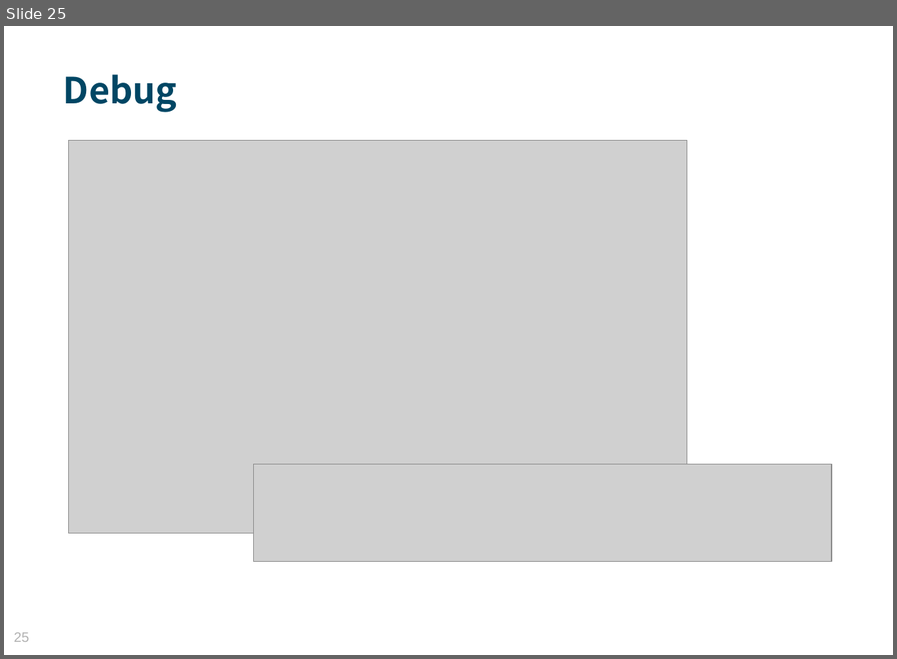
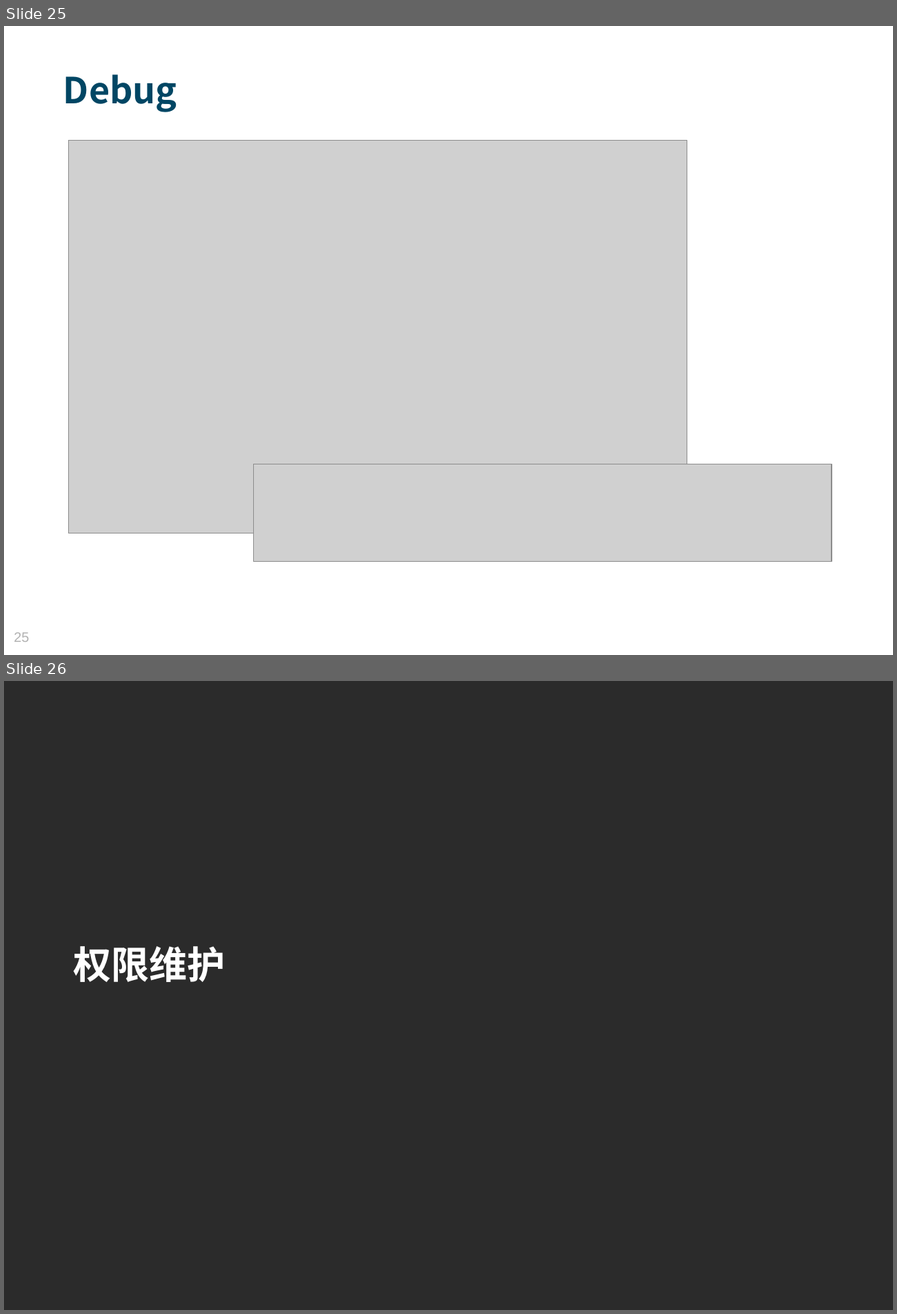
Before and after one commit to MosesZhu/Cube, a slide deck: Document/New Webframework Introduction.ppt. Shown one above the other, each under a label of ours: slide 25 before the commit, slides 25 and 26 after it. The pictures are 897x659 and 897x1314 pixels, drawn with LibreOffice and Linux fonts; fonts in the diff are those of the drawing; grey boxes stand for pictures; background and template pictures are left out; a plain dark background stands for a picture behind light text. Boxes give left, top, right and bottom in pixels: in the first picture for what was removed or moved away, otherwise in the second. Text is boxed around its words. In the diff, an @@ line names an element or a change of style, - is before the commit and + after.

```diff
--- a/Document/New Webframework Introduction.ppt
+++ b/Document/New Webframework Introduction.ppt
@@ slide 26 added at <box>4,681,893,1310</box>, background picture (left out) @@
@@ title added at <box>73,946,225,982</box>, 36 pt, text #FFFFFF, bold @@
+权限维护
```
Also in this commit, not shown: 2 slides changed, 11 other files.
